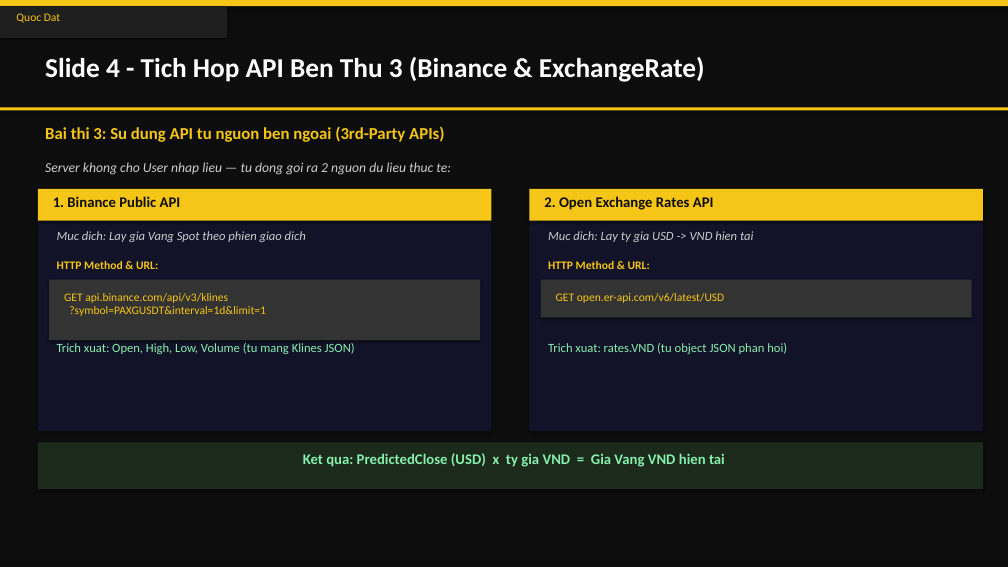
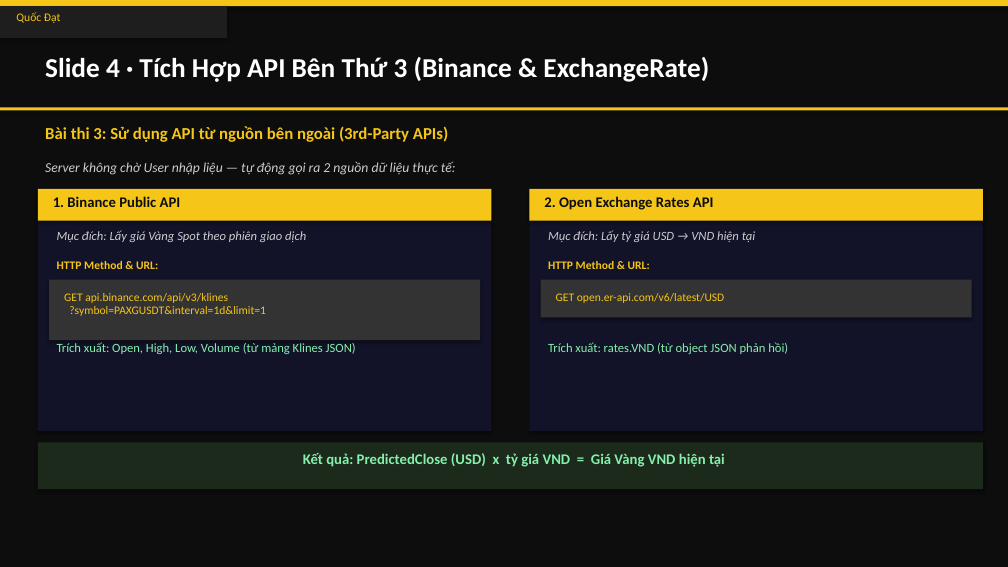
Before and after one commit to ThanhTrunggDEV/Group3, a slide deck: slide 5 of X-AURUM_Presentation.pptx. Drawn at 1008x567 pixels with LibreOffice and Linux fonts; fonts in the diff are those of the drawing. Boxes give left, top, right and bottom in pixels: in the first picture for what was removed or moved away, otherwise in the second. Text is boxed around its words. In the diff, an @@ line names an element or a change of style, - is before the commit and + after.

```diff
--- a/X-AURUM_Presentation.pptx
+++ b/X-AURUM_Presentation.pptx
@@ text at box(16, 12, 61, 23): text changed @@
-Quoc Dat
+Quốc Đạt
@@ text at box(45, 57, 709, 82): text changed @@
-Slide 4 - Tich Hop API Ben Thu 3 (Binance & ExchangeRate)
+Slide 4 · Tích Hợp API Bên Thứ 3 (Binance & ExchangeRate)
@@ text at box(45, 126, 448, 142): text changed @@
-Bai thi 3: Su dung API tu nguon ben ngoai (3rd-Party APIs)
+Bài thi 3: Sử dụng API từ nguồn bên ngoài (3rd-Party APIs)
@@ text at box(45, 161, 456, 175): text changed @@
-Server khong cho User nhap lieu — tu dong goi ra 2 nguon du lieu thuc te:
+Server không chờ User nhập liệu — tự động gọi ra 2 nguồn dữ liệu thực tế:
@@ text at box(57, 230, 306, 242): text changed @@
-Muc dich: Lay gia Vang Spot theo phien giao dich
+Mục đích: Lấy giá Vàng Spot theo phiên giao dịch
@@ text at box(548, 230, 755, 242): text changed @@
-Muc dich: Lay ty gia USD -> VND hien tai
+Mục đích: Lấy tỷ giá USD → VND hiện tại
@@ text at box(57, 342, 356, 354): text changed @@
-Trich xuat: Open, High, Low, Volume (tu mang Klines JSON)
+Trích xuất: Open, High, Low, Volume (từ mảng Klines JSON)
@@ text at box(548, 342, 788, 354): text changed @@
-Trich xuat: rates.VND (tu object JSON phan hoi)
+Trích xuất: rates.VND (từ object JSON phản hồi)
@@ text at box(303, 453, 725, 467): text changed @@
-Ket qua: PredictedClose (USD) x ty gia VND = Gia Vang VND hien tai
+Kết quả: PredictedClose (USD) x tỷ giá VND = Giá Vàng VND hiện tại
```
Also in this commit, not shown: 13 other slides changed, 1 other file.
